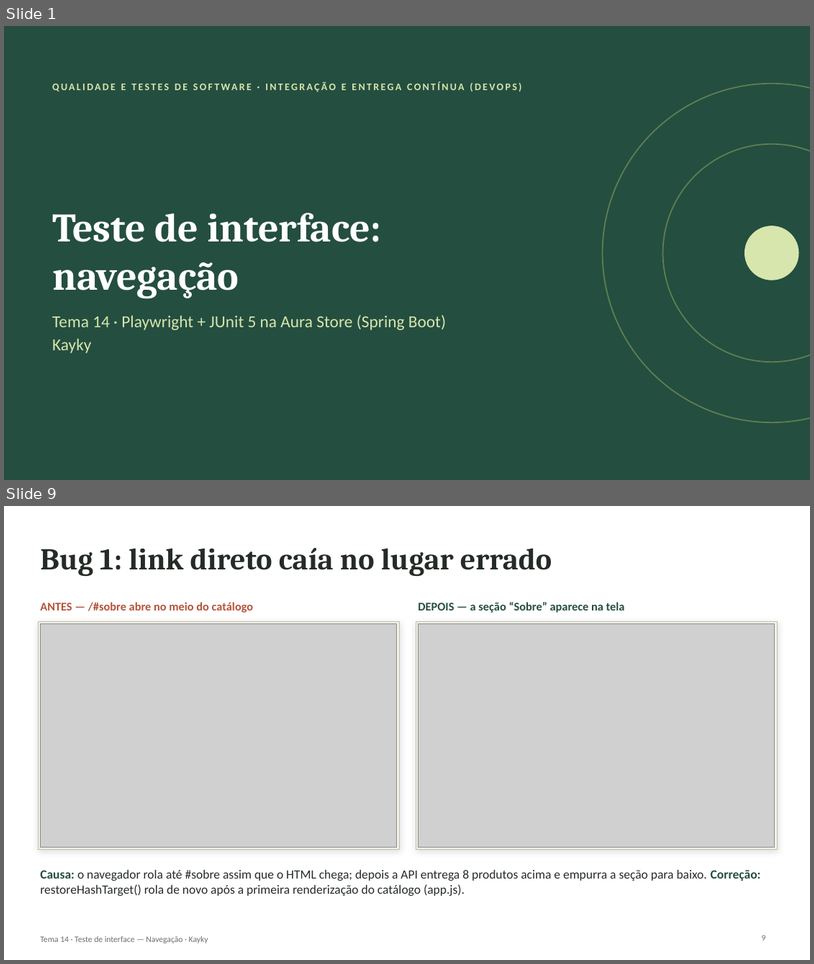
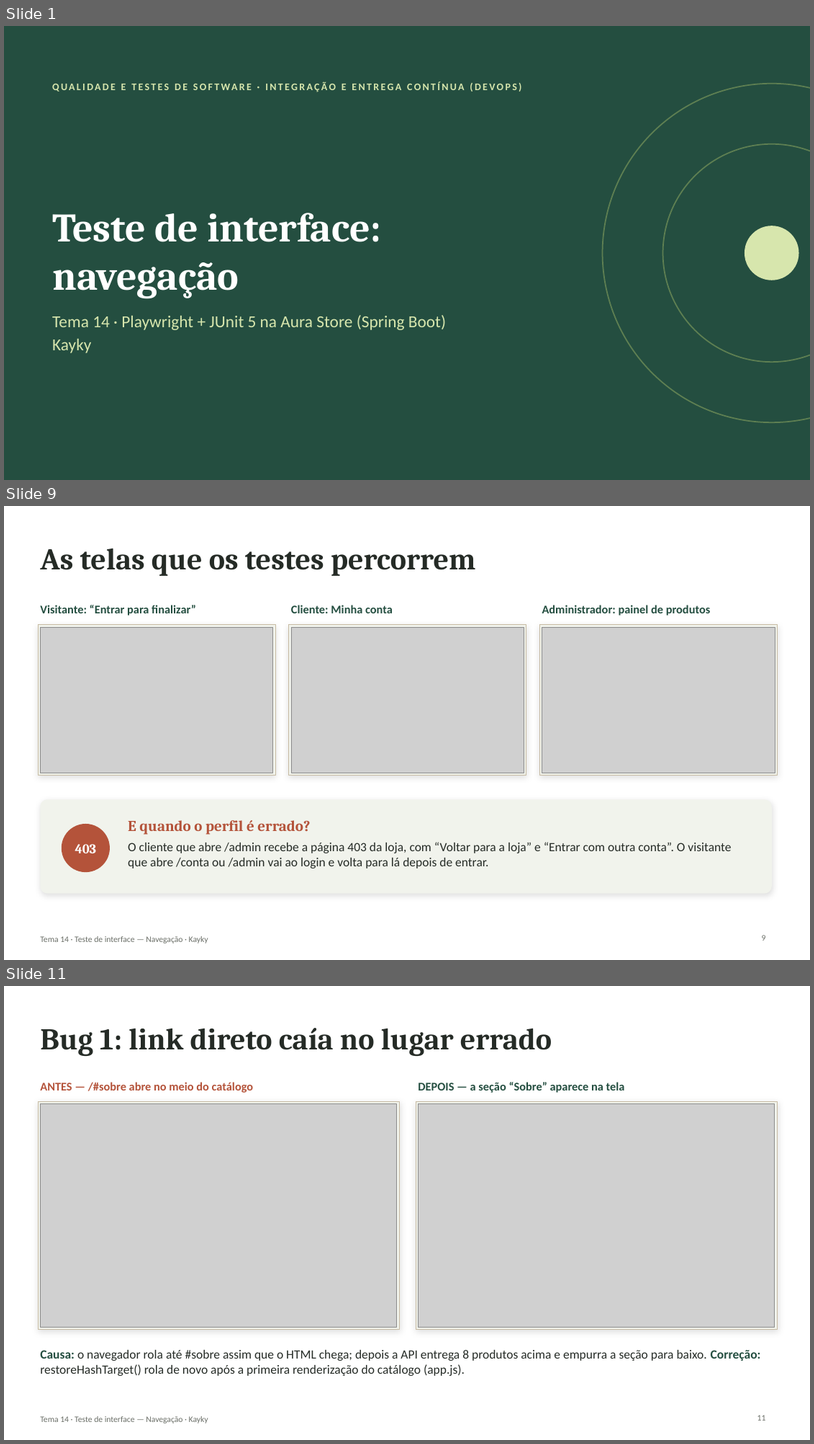
Before and after one commit to KaykyOne/f-e-commerce, a slide deck: docs/tema-14-navegacao/Apresentacao-Tema14-Navegacao.pptx. Shown one above the other, each under a label of ours: slides 1 and 9 before the commit, slides 1, 9 and 11 after it; the slides between them are not shown. The pictures are 814x964 and 814x1444 pixels, drawn with LibreOffice and Linux fonts; fonts in the diff are those of the drawing; grey boxes stand for pictures. Boxes give left, top, right and bottom in pixels: in the first picture for what was removed or moved away, otherwise in the second. Text is boxed around its words. In the diff, an @@ line names an element or a change of style, - is before the commit and + after.

```diff
--- a/docs/tema-14-navegacao/Apresentacao-Tema14-Navegacao.pptx
+++ b/docs/tema-14-navegacao/Apresentacao-Tema14-Navegacao.pptx
@@ slide 9 added at (4,506,810,960), background #FFFFFF; not listed: 1 template element that a slide beside it also shows @@
@@ title added at (40,548,476,576), 36 pt, text #252B26, bold @@
+As telas que os testes percorrem
@@ text added at (40,605,196,615), 14 pt, text #244E40, bold @@
+Visitante: “Entrar para finalizar”
@@ text added at (291,605,393,613), 14 pt, text #244E40, bold @@
+Cliente: Minha conta
@@ text added at (543,605,711,615), 14 pt, text #244E40, bold @@
+Administrador: painel de produtos
@@ rectangle added at (38,625,275,775), fill #F1F3EC, outline #C7BBA3 0.75 pt @@
@@ picture added at (40,627,273,773) @@
@@ rectangle added at (289,625,527,775), fill #F1F3EC, outline #C7BBA3 0.75 pt @@
@@ picture added at (291,627,525,773) @@
@@ rectangle added at (540,625,778,775), fill #F1F3EC, outline #C7BBA3 0.75 pt @@
@@ picture added at (543,627,775,773) @@
@@ rounded rectangle added at (40,800,772,893), fill #F1F3EC @@
@@ ellipse added at (62,824,110,872), fill #B4533A @@
@@ text added at (128,820,310,834), 18 pt, text #B4533A, bold @@
+E quando o perfil é errado?
@@ text added at (75,844,97,853), 16 pt, text #FFFFFF, bold @@
+403
@@ text added at (128,842,731,868), 15 pt, text #252B26 @@
+O cliente que abre /admin recebe a página 403 da loja, com “Voltar para a loja” e “Entrar com outra conta”. O visitante que abre /conta ou /admin vai ao login e volta para lá depois de entrar.
@@ page number added at (762,934,766,940), 10 pt, text #6B6F68 @@
+9
@@ what was slide 9 is now slide 11 @@
@@ page number at (758,1414,766,1420): text changed @@
-9
+11
```
Also in this commit, not shown: 9 slides changed, 4 other slides added, 2 slides removed, 14 other files.
